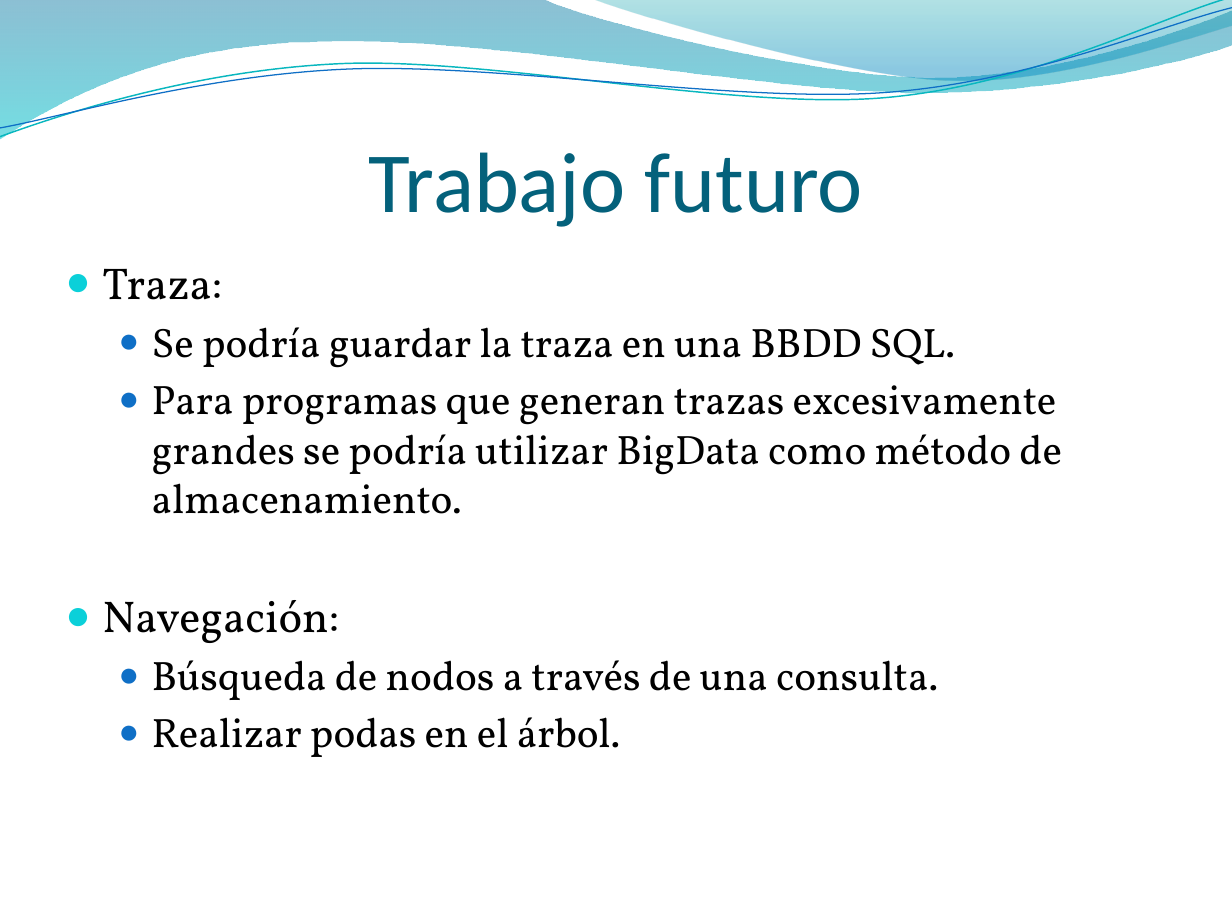
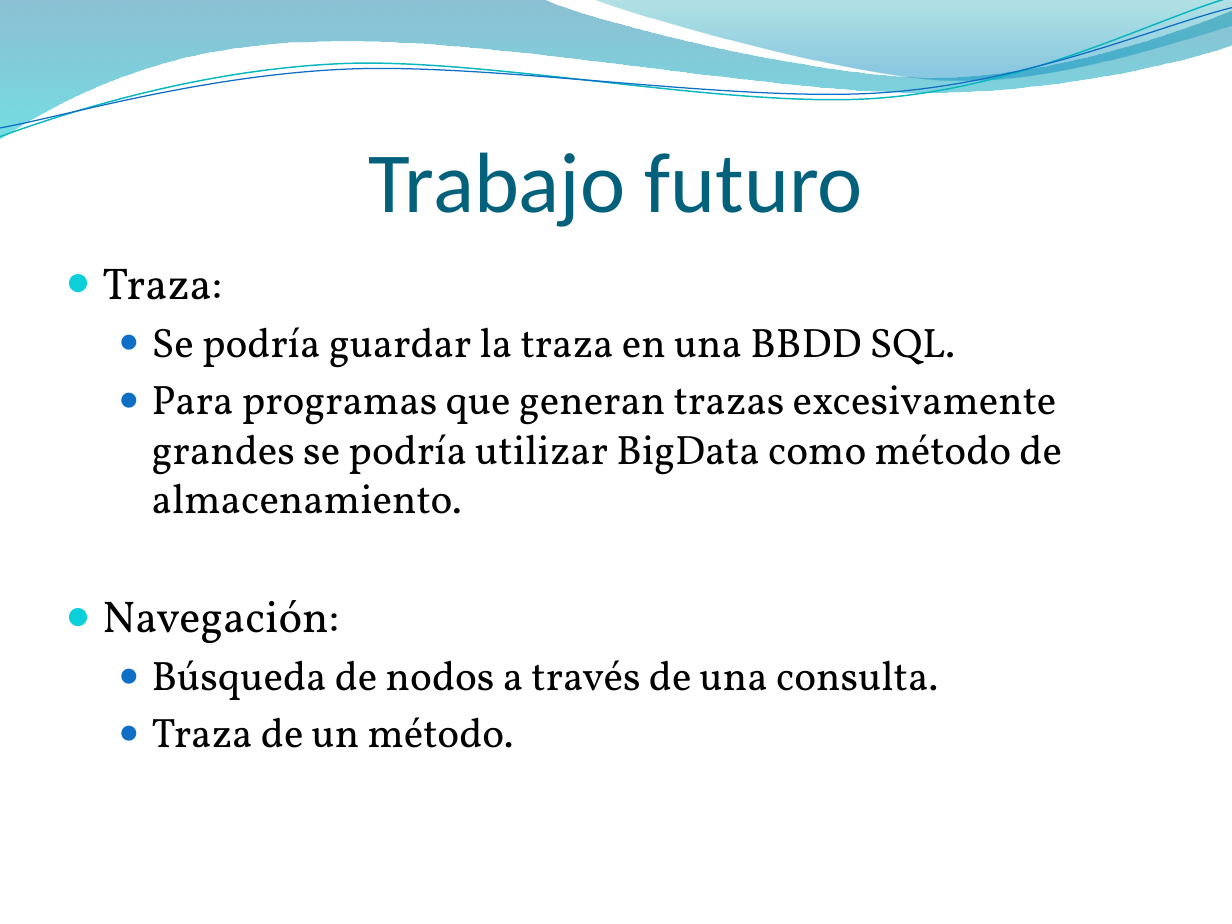
Before and after one commit to DiegoArranzGarcia/JavaTracer, a slide deck: slide 17 of JavaTracer/Analizador orientado a métodos para aplicaciones Java.pptx. Drawn at 1232x924 pixels with LibreOffice and Linux fonts; fonts in the diff are those of the drawing; background and template pictures are left out. Boxes give left, top, right and bottom in pixels: in the first picture for what was removed or moved away, otherwise in the second. Text is boxed around its words. In the diff, an @@ line names an element or a change of style, - is before the commit and + after.

```diff
--- a/JavaTracer/Analizador orientado a métodos para aplicaciones Java.pptx
+++ b/JavaTracer/Analizador orientado a métodos para aplicaciones Java.pptx
@@ text at (152,717,514,748): text changed @@
-  ● Realizar podas en el árbol.
+  ● Traza de un método.
```
Also in this commit, not shown: 2 other slides changed, 1 slide added.
